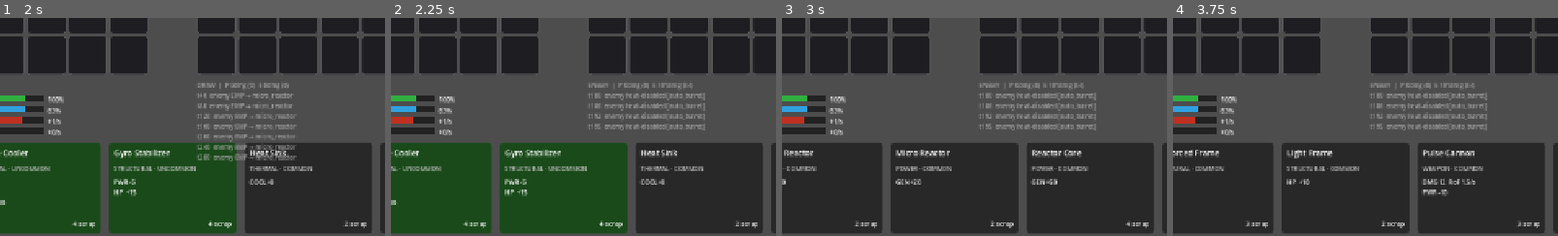
Above: before the commit, frames 1-4 (left to right).
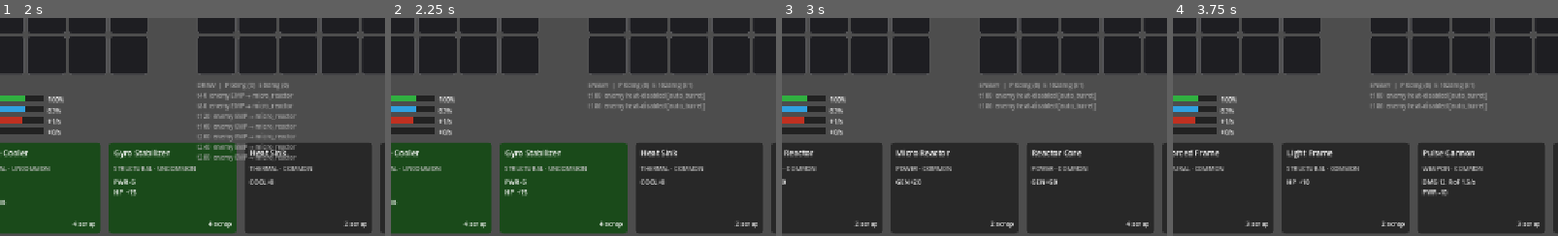
Above: after the commit, the same moments.

Repository: bbayram-l/ChroneForge-Arena
Game: Godot game, scene res://scenes/Main.tscn
Same seed, same stepped clock (60 frames per second), same inputs: the game is played once before the commit and once after it.
Inputs:
- Up to frame 1 (2 s): click "READY" at 0.5 s; click "NEXT ROUND" at 1.25 s
- Up to frame 2 (2.25 s): click "READY" at 2 s
- Up to frame 3 (3 s): click "NEXT ROUND" at 2.75 s
- Up to frame 4 (3.75 s): click "REROLL (2g)" at 3.5 s
The pictures show only the part of the screen within x 28-78%, y 50-100%; the shares and areas given below are measured in that part.

Frame 1 is identical in both runs. In frame 2, 0.9% of the frame differs, in the area x 51-82%, y 30-52%; in frame 3, 0.9%; in frame 4, 0.9%.

Commit message:
Balance: quadratic heat, exponential paradox, stability floor (Balancingv2)
HeatSystem.overheat_penalty():
  Old: linear  t → penalty = t          (10% excess = 10% penalty)
  New: quadratic t² → penalty = min(0.9, t²)  (10%→1%, 60%→36%, 90%→81%)
  Efficiency floor = 0.1; mech never fully stops, just crawls.

ParadoxSystem._try_overload():
  Old: linear  chance = (excess × 0.02) × delta  (caps at 100% at paradox 150)
  New: exponential  chance = (1 − e^(−0.05 × excess)) × delta
  Paradox 105→22%/s, 115→53%/s, 130→78%/s, 150→92%/s — false safety near
  threshold, violent ramp in mid-zone, asymptotic near-certainty above 150.

PhysicsLite.stability_modifier():
  Old: 1 − ti × 0.5  (can go negative / zero on extreme builds)
  New: max(0.1, 1 − ti × 0.5)  (floor ensures 10% minimum output)

Co-Authored-By: Claude Sonnet 4.6 <noreply@anthropic.com>

Diff:
--- a/scripts/systems/HeatSystem.gd
+++ b/scripts/systems/HeatSystem.gd
@@ -55,12 +55,15 @@
 
 # ── Queries ────────────────────────────────────────────────────────────────
 
-## 0.0 = no penalty; 1.0 = full penalty (module output zeroed).
+## 0.0 = no penalty; 0.9 = max penalty (efficiency floor 0.1 — mech never fully stops).
+## Uses a quadratic curve so mild overheating barely hurts, but severe overheating
+## collapses DPS sharply. OverheatPenalty = min(0.9, t²) where t = ExcessHeat/Tolerance.
 func overheat_penalty(pos: Vector2i) -> float:
 	var heat := quadrant_heat[quadrant_of(pos)]
 	if heat <= BASE_HEAT_TOLERANCE:
 		return 0.0
-	return (heat - BASE_HEAT_TOLERANCE) / BASE_HEAT_TOLERANCE
+	var t := minf((heat - BASE_HEAT_TOLERANCE) / BASE_HEAT_TOLERANCE, 1.0)
+	return minf(t * t, 0.9)
 
 func is_disabled_by_heat(pos: Vector2i) -> bool:
 	return quadrant_heat[quadrant_of(pos)] >= DISABLE_THRESHOLD
--- a/scripts/systems/ParadoxSystem.gd
+++ b/scripts/systems/ParadoxSystem.gd
@@ -5,7 +5,7 @@
 extends RefCounted
 
 const OVERLOAD_THRESHOLD: float  = 100.0
-const OVERLOAD_RATE:      float  = 0.02   # chance per paradox point above 100
+const VOLATILITY_K:       float  = 0.05   # exponential overload curve steepness
 # Meta taxes (from BALANCING doc)
 const TAX_4_TEMPORAL: float = 0.20        # +20% gain rate at ≥4 temporal modules
 const TAX_6_TEMPORAL: float = 0.30        # additional +30% at ≥6
@@ -37,10 +37,14 @@
 
 	_try_overload(rng, delta)
 
+## Exponential overload curve: OverloadChance/s = 1 − e^(−k × excess)
+## This creates a false sense of safety near threshold, then rapidly ramps:
+##   Paradox 105 → 22%/s  |  115 → 53%/s  |  130 → 78%/s  |  150 → 92%/s
 func _try_overload(rng: RandomNumberGenerator, delta: float) -> void:
 	if paradox <= OVERLOAD_THRESHOLD:
 		return
-	var chance := (paradox - OVERLOAD_THRESHOLD) * OVERLOAD_RATE * delta
+	var excess := paradox - OVERLOAD_THRESHOLD
+	var chance := (1.0 - exp(-VOLATILITY_K * excess)) * delta
 	if rng.randf() < chance:
 		_trigger_overload(rng)
 
@@ -65,7 +69,7 @@
 func overload_chance_per_second() -> float:
 	if paradox <= OVERLOAD_THRESHOLD:
 		return 0.0
-	return (paradox - OVERLOAD_THRESHOLD) * OVERLOAD_RATE
+	return 1.0 - exp(-VOLATILITY_K * (paradox - OVERLOAD_THRESHOLD))
 
 func normalized() -> float:
 	return paradox / OVERLOAD_THRESHOLD   # 1.0 = at threshold, >1 = danger zone
--- a/scripts/systems/PhysicsLite.gd
+++ b/scripts/systems/PhysicsLite.gd
@@ -35,13 +35,14 @@
 		return 0.0
 	return clampf((com - ideal).length() / max_dist, 0.0, 1.0)
 
-## StabilityModifier from SYSTEM doc: 1 − (TorqueImbalance × 0.5)
+## StabilityModifier: max(0.1, 1 − (TorqueImbalance × 0.5))
+## Floor at 0.1 prevents negative or zero modifiers on extreme imbalance.
 ## gyro_stabilizer: reduces effective torque imbalance by 30%.
 func stability_modifier() -> float:
 	var ti := torque_imbalance()
 	if _has_module("gyro_stabilizer"):
 		ti *= 0.70
-	return 1.0 - ti * 0.5
+	return maxf(0.1, 1.0 - ti * 0.5)
 
 # ── Recoil ─────────────────────────────────────────────────────────────────
 
